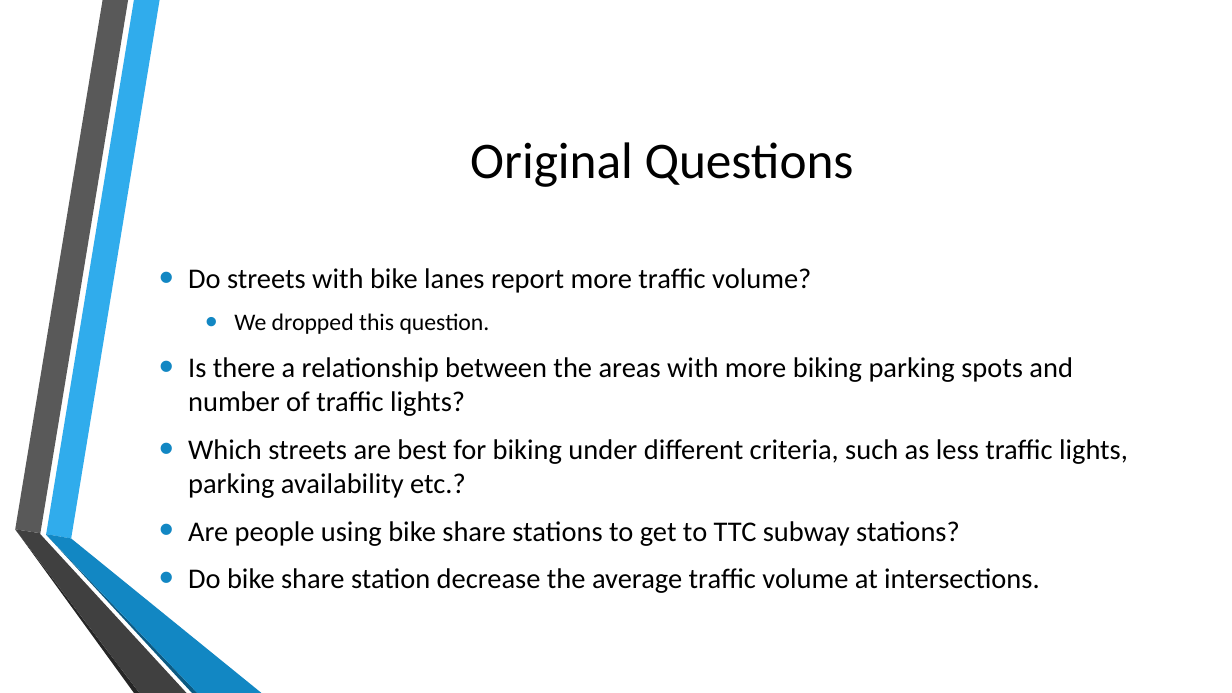
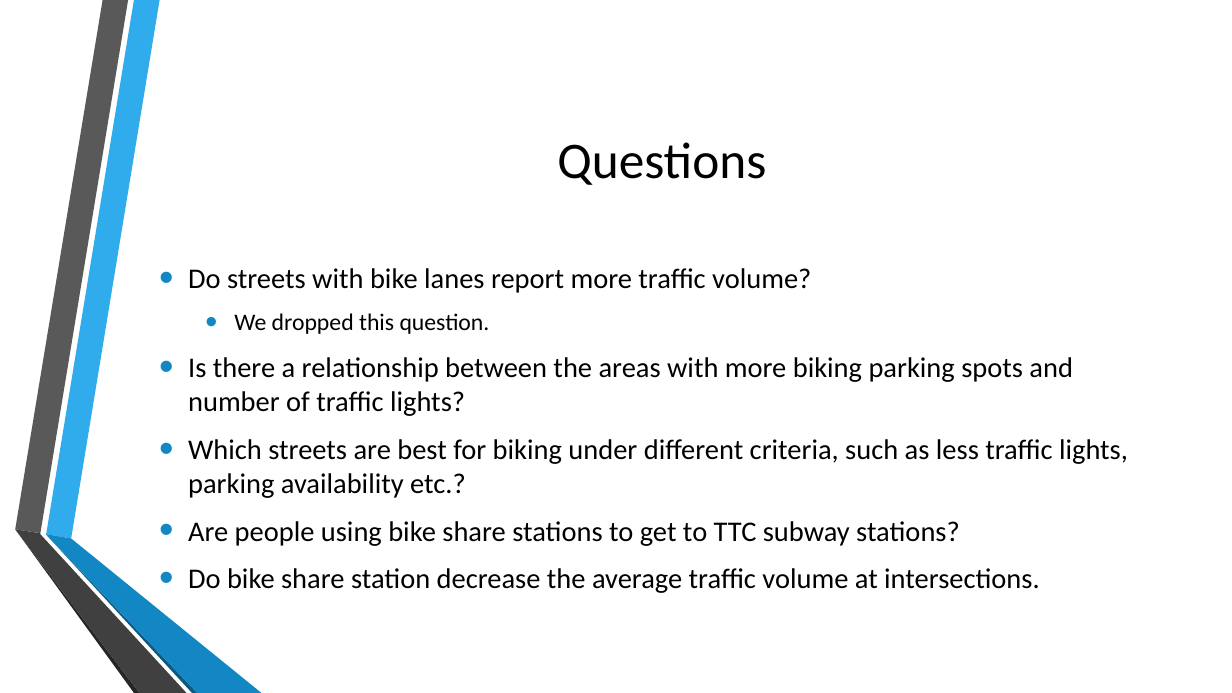
Before and after one commit to SagnikAdusumilli/CSC343-Project, a slide deck: slide 3 of Public Transport in Toronto.pptx. Drawn at 1232x693 pixels with LibreOffice and Linux fonts; fonts in the diff are those of the drawing; background and template pictures are left out. Boxes give left, top, right and bottom in pixels: in the first picture for what was removed or moved away, otherwise in the second. Text is boxed around its words. In the diff, an @@ line names an element or a change of style, - is before the commit and + after.

```diff
--- a/Public Transport in Toronto.pptx
+++ b/Public Transport in Toronto.pptx
@@ title at [557, 142, 766, 185]: text changed @@
-Original Questions
+Questions
```
Also in this commit, not shown: 4 other slides changed.
